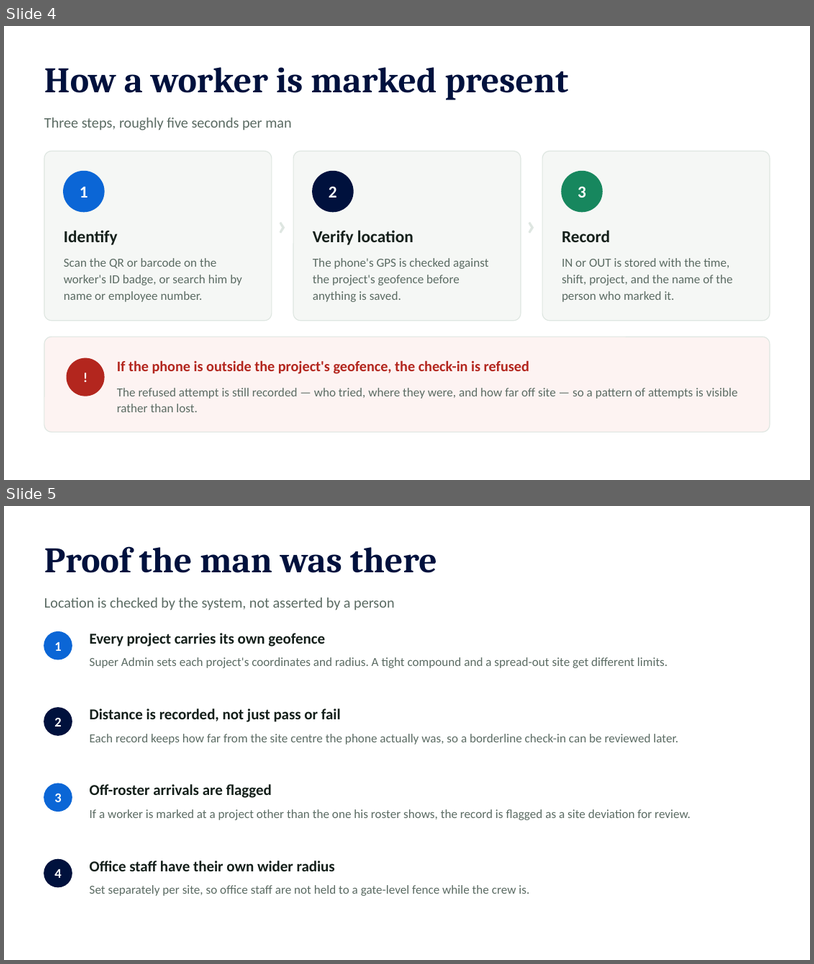
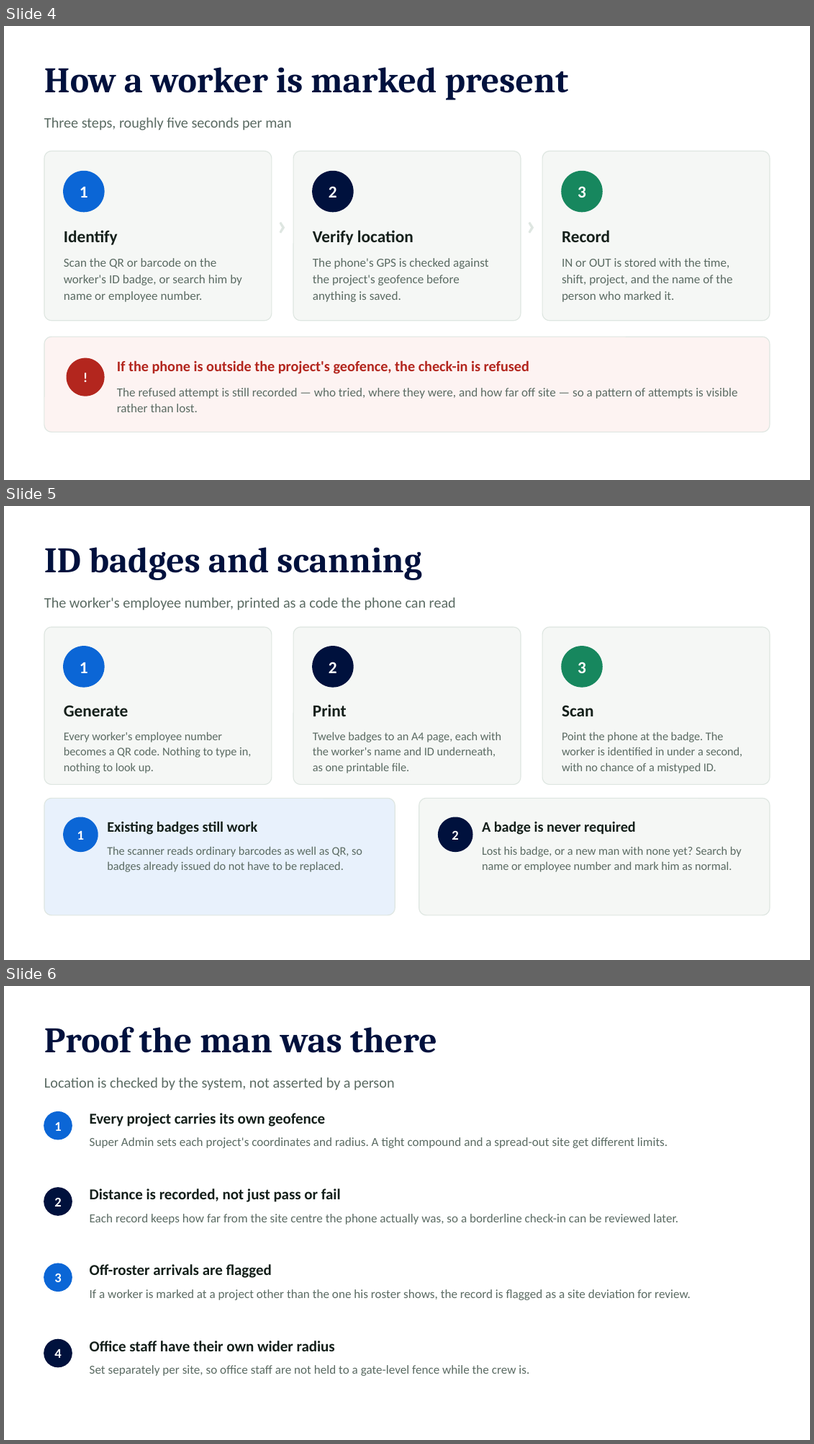
Before and after one commit to ui-sameerkhan/mini-agent-sameer, a slide deck: docs/SitePulse_HR_Presentation.pptx. Shown one above the other, each under a label of ours: slides 4 and 5 before the commit, slides 4, 5 and 6 after it. The pictures are 814x964 and 814x1444 pixels, drawn with LibreOffice and Linux fonts; fonts in the diff are those of the drawing. Boxes give left, top, right and bottom in pixels: in the first picture for what was removed or moved away, otherwise in the second. Text is boxed around its words. In the diff, an @@ line names an element or a change of style, - is before the commit and + after.

```diff
--- a/docs/SitePulse_HR_Presentation.pptx
+++ b/docs/SitePulse_HR_Presentation.pptx
@@ slide 5 added at [4,506,810,960], background #FFFFFF @@
@@ text added at [44,547,422,580], 32 pt, text #00113D, bold @@
+ID badges and scanning
@@ text added at [44,597,456,610], 13 pt, text #5B6B63 @@
+The worker's employee number, printed as a code the phone can read
@@ rounded rectangle added at [44,627,272,784], fill #F5F7F5, outline #DEE6E1 0.75 pt @@
@@ rounded rectangle added at [293,627,521,784], fill #F5F7F5, outline #DEE6E1 0.75 pt @@
@@ rounded rectangle added at [543,627,770,784], fill #F5F7F5, outline #DEE6E1 0.75 pt @@
@@ ellipse added at [64,646,104,687], fill #0B66D6, outline #0B66D6 1 pt @@
@@ ellipse added at [313,646,353,687], fill #00113D, outline #00113D 1 pt @@
@@ ellipse added at [562,646,602,687], fill #17875E, outline #17875E 1 pt @@
@@ text added at [80,662,88,673], 15 pt, text #FFFFFF, bold @@
+1
@@ text added at [329,662,337,673], 15 pt, text #FFFFFF, bold @@
+2
@@ text added at [578,662,586,673], 15 pt, text #FFFFFF, bold @@
+3
@@ text added at [64,705,128,716], 15 pt, text #141F1A, bold @@
+Generate
@@ text added at [313,704,347,716], 15 pt, text #141F1A, bold @@
+Print
@@ text added at [562,705,594,716], 15 pt, text #141F1A, bold @@
+Scan
@@ text added at [64,731,251,773], 10.5 pt, text #5B6B63 @@
+Every worker's employee number becomes a QR code. Nothing to type in, nothing to look up.
@@ text added at [313,731,502,773], 10.5 pt, text #5B6B63 @@
+Twelve badges to an A4 page, each with the worker's name and ID underneath, as one printable file.
@@ text added at [562,731,743,773], 10.5 pt, text #5B6B63 @@
+Point the phone at the badge. The worker is identified in under a second, with no chance of a mistyped ID.
@@ rounded rectangle added at [44,798,395,915], fill #E8F1FC, outline #DEE6E1 0.75 pt @@
@@ rounded rectangle added at [419,798,770,915], fill #F5F7F5, outline #DEE6E1 0.75 pt @@
@@ ellipse added at [64,817,98,851], fill #0B66D6, outline #0B66D6 1 pt @@
@@ text added at [107,821,258,834], 13 pt, text #141F1A, bold @@
+Existing badges still work
@@ ellipse added at [439,817,473,851], fill #00113D, outline #00113D 1 pt @@
@@ text added at [482,821,636,834], 13 pt, text #141F1A, bold @@
+A badge is never required
@@ text added at [77,831,84,839], 12 pt, text #FFFFFF, bold @@
+1
@@ text added at [107,846,363,872], 10.5 pt, text #5B6B63 @@
+The scanner reads ordinary barcodes as well as QR, so badges already issued do not have to be replaced.
@@ text added at [452,831,458,839], 12 pt, text #FFFFFF, bold @@
+2
@@ text added at [482,846,742,872], 10.5 pt, text #5B6B63 @@
+Lost his badge, or a new man with none yet? Search by name or employee number and mark him as normal.
@@ what was slide 5 is now slide 6 @@
```
Also in this commit, not shown: 2 slides changed, 3 other files.
